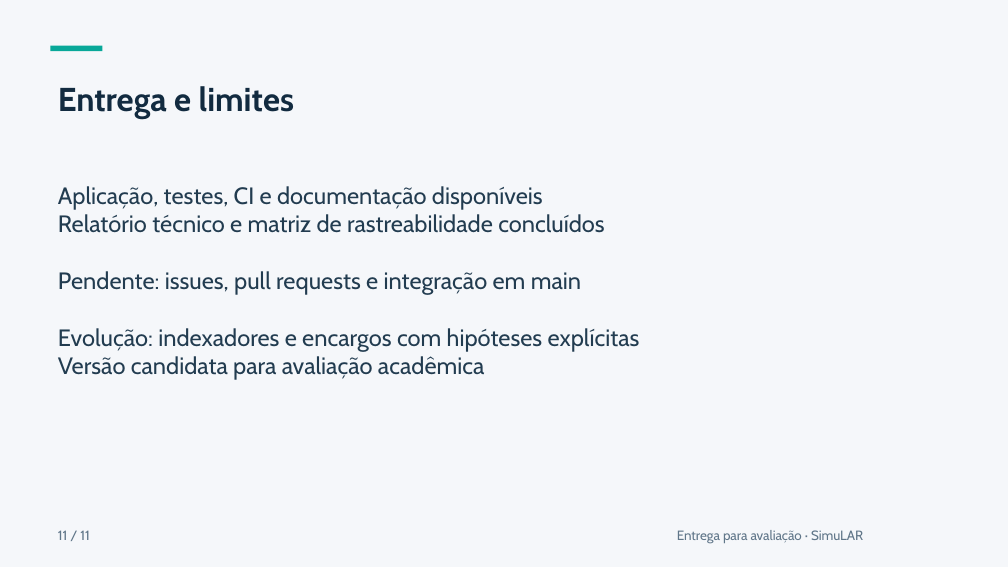
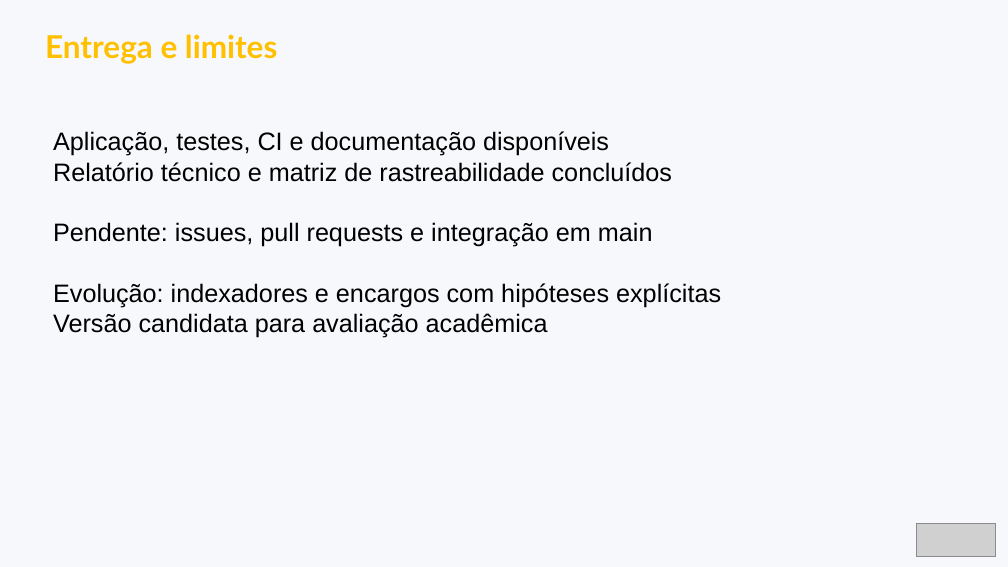
Before and after one commit to eber-ops/SimuLAR, a slide deck: slide 11 of apresentacao/simular-apresentacao-final.pptx. Drawn at 1008x567 pixels with LibreOffice and Linux fonts; fonts in the diff are those of the drawing; grey boxes stand for pictures. Boxes give left, top, right and bottom in pixels: in the first picture for what was removed or moved away, otherwise in the second. Text is boxed around its words. In the diff, an @@ line names an element or a change of style, - is before the commit and + after.

```diff
--- a/apresentacao/simular-apresentacao-final.pptx
+++ b/apresentacao/simular-apresentacao-final.pptx
@@ background #F5F7FA to #F6F8FB @@
@@ text "Entrega e limites": place and size @@
-text "Entrega e limites" at [58, 86, 294, 119]
+text "Entrega e limites" at [45, 34, 277, 64]
@@ text "Entrega e limites" at [45, 34, 277, 64]: size 31.5 to 30 pt, font Cabin to Lato, text colour #122B40 to #FFC000 @@
@@ rectangle removed at [51, 45, 103, 51] @@
@@ text "Aplicação, testes, CI e documentação ...": place and size @@
-text "Aplicação, testes, CI e documentação ..." at [58, 186, 640, 380]
+text "Aplicação, testes, CI e documentação ..." at [53, 131, 721, 338]
@@ text "Aplicação, testes, CI e documentação ..." at [53, 131, 721, 338]: size 22.5 to 24 pt, font Cabin to Arial, text colour #223C50 to #000000 @@
@@ text removed at [58, 530, 90, 540] @@
-11 / 11
@@ text removed at [677, 530, 863, 543] @@
-Entrega para avaliação · SimuLAR
@@ picture added at [917, 524, 995, 557] @@
```
Also in this commit, not shown: 9 other slides changed, 1 slide added, 1 slide removed.
